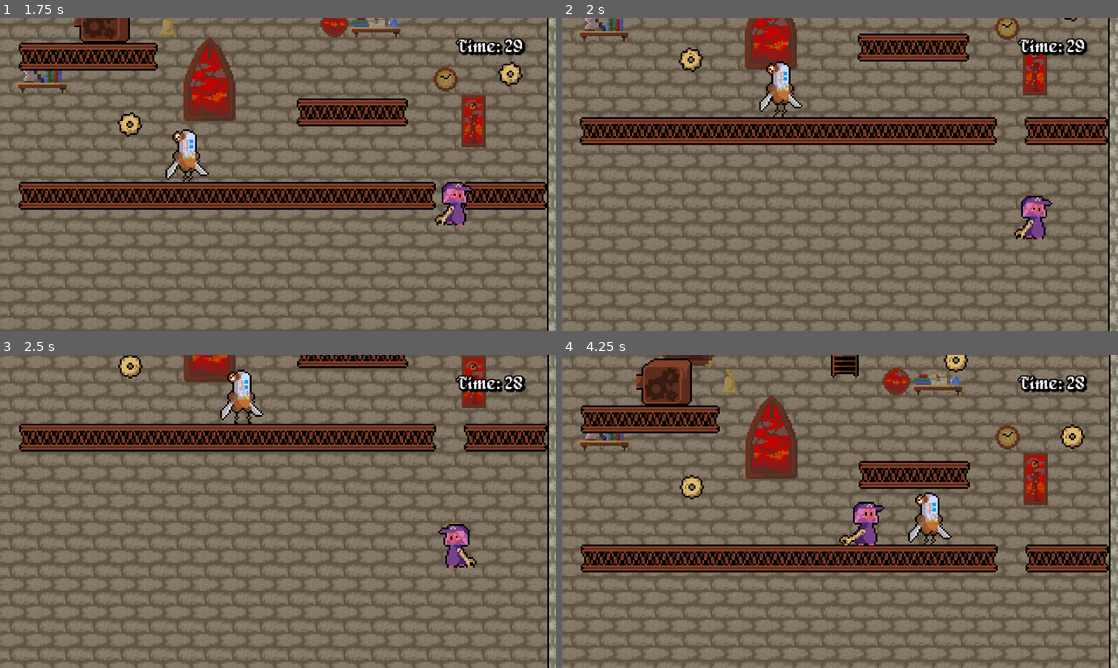
Above: before the commit, frames 1-4 (two rows, left to right).
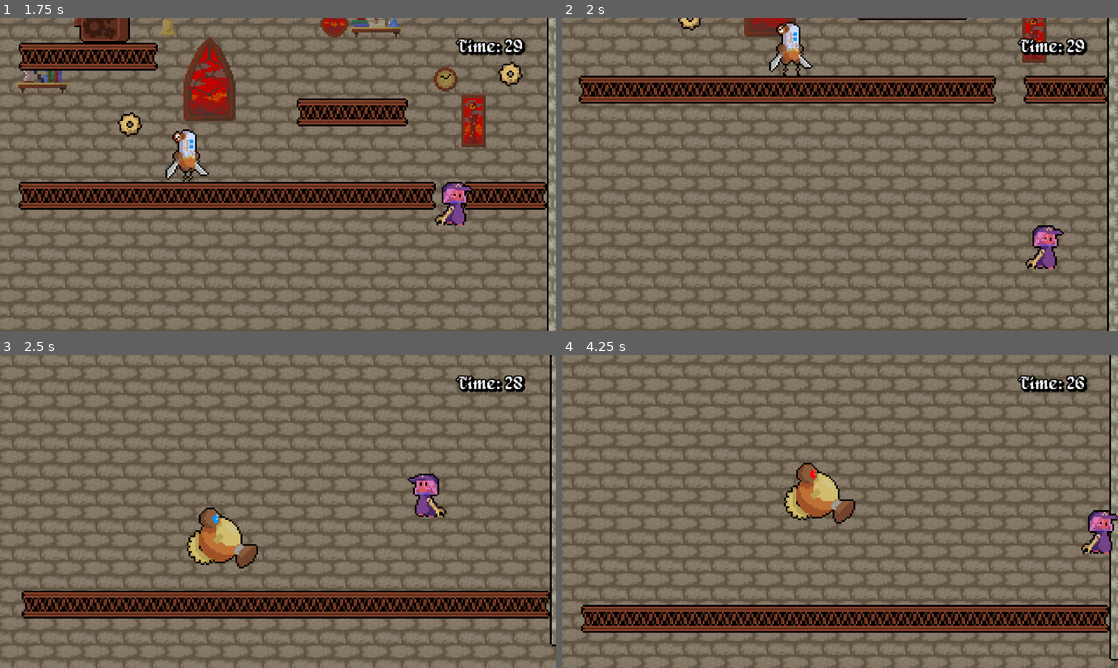
Above: after the commit, the same moments.

Repository: KingKiwiThe5th/Countdown
Game: Godot game, scene res://Scenes/main.tscn
Same seed, same stepped clock (60 frames per second), same inputs: the game is played once before the commit and once after it.
Inputs:
- Up to frame 1 (1.75 s): tap Enter (ui_accept) at 0.5 s; hold D (right) from 0.53 s (still down); tap Space (jump) at 0.6, 0.77, 1.07, 1.52, 1.55 s; tap W (climb) at 1.35 s
- Up to frame 2 (2 s): keep holding D (right); tap Space (jump) at 1.82 s
- Up to frame 3 (2.5 s): release D (right) at 2.03 s; hold A (left) from 2.03 s (still down); tap E (select) at 2.1 s; tap Space (jump) at 2.3 s
- Up to frame 4 (4.25 s): release A (left) at 2.78 s; hold D (right) from 2.78 s (still down); tap Space (jump) at 2.85, 3.02, 3.32, 3.77, 3.8, 4.07 s; hold W (climb) from 3.53 s (still down)

Frame 1 is identical in both runs. In frame 2, 53% of the frame differs, in the area x 0-100%, y 0-100%; in frame 3, 48%; in frame 4, 61%.

Commit message:
change player physcis layer and added agro mode to smasher

Diff:
--- a/Scenes/main.tscn
+++ b/Scenes/main.tscn
@@ -184,7 +184,6 @@
 
 [node name="Gearbox" parent="." instance=ExtResource("8_344ge")]
 position = Vector2(-32, -96)
-direction = 1
 corresponding_lift_id = 1
 
 [node name="Lift" parent="." instance=ExtResource("11_d1ilt")]
@@ -231,6 +230,7 @@
 position = Vector2(-54, 60)
 
 [node name="CollisionShape2D" type="CollisionShape2D" parent="WorldKillZone"]
+position = Vector2(-10, 217)
 shape = SubResource("WorldBoundaryShape2D_jkdf5")
 
 [node name="Smasher" parent="." instance=ExtResource("15_wsu2k")]
--- a/Scenes/player.tscn
+++ b/Scenes/player.tscn
@@ -158,6 +158,7 @@
 
 [node name="Player" type="CharacterBody2D"]
 z_index = 100
+collision_layer = 2
 script = ExtResource("1_cvnsp")
 
 [node name="Animation" type="AnimatedSprite2D" parent="."]
--- a/Scenes/slasher.tscn
+++ b/Scenes/slasher.tscn
@@ -143,6 +143,7 @@
 
 [node name="RayCast_toPlayer" type="RayCast2D" parent="."]
 target_position = Vector2(-78, 0)
+collision_mask = 2
 
 [node name="RayCast_floor" type="RayCast2D" parent="."]
 target_position = Vector2(-17, 18)
--- a/Scenes/smasher.gd
+++ b/Scenes/smasher.gd
@@ -2,23 +2,34 @@
 
 @export var patrol_velY := -50
 @export var patrol_velX := 100
+@export var agro_velY := -100
+@export var agro_velX := 100
 @export var is_chasing := false
 @export var state:= STATE.PATROL
 @export var gravity := 100
+@export var in_leap:= false
 var direction := -1 # -1 right, 1 left
-enum STATE  {PATROL, CHASING}
+enum STATE  {PATROL, AGRO}
 
 @onready var patrol_timer: Timer = $patrolTimer
 @onready var ground_ray_cast: RayCast2D = $groundRayCast
 @onready var wall_ray_cast: RayCast2D = $wallRayCast
 @onready var sprite: AnimatedSprite2D = $AnimatedSprite2D
+@onready var player_ray: RayCast2D = $player_ray
 
 func _physics_process(delta: float) -> void:
 	match state:
 		STATE.PATROL:
 			handle_patrol(delta)
+		STATE.AGRO:
+			handle_agro(delta)
 
 func handle_patrol(delta: float) -> void:
+	if player_ray.is_colliding():
+		var collider = player_ray.get_collider()
+		if collider.name == "Player":
+			state = STATE.AGRO
+
 	if is_on_floor() and not ground_ray_cast.is_colliding() or is_on_floor() and wall_ray_cast.is_colliding():
 		switch_direction()
 	if is_on_floor() and is_chasing == false and not patrol_timer.time_left > 0:
@@ -35,15 +46,6 @@
 	velocity.y = patrol_velY
 	patrol_timer.start()
 
-func handle_gravity(delta):
-	velocity.y += gravity * delta
-
-func switch_direction() -> void:
-	wall_ray_cast.scale.x = ground_ray_cast.scale.x*-1
-	ground_ray_cast.scale.x = ground_ray_cast.scale.x* -1
-	direction = direction * -1
-	sprite.scale.x = sprite.scale.x* -1
-
 func handle_patrol_animation() -> void:
 	if is_on_floor():
 		sprite.play("normal")
@@ -52,3 +54,46 @@
 			sprite.play("jump")
 		else:
 			sprite.play("fall")
+
+func handle_agro(delta) -> void:
+	if in_leap and is_on_floor():
+		in_leap = false
+		stop_agro()
+	var player_posi = player_ray.get_collider()
+	if player_posi:
+		player_posi = player_posi.global_position
+		player_posi = global_position - player_posi
+		if is_on_floor():
+			handle_Ajump(player_posi)
+	handle_gravity(delta)
+	handle_agro_animation()
+	move_and_slide()
+
+func handle_Ajump(pos: = Vector2()) -> void:
+	in_leap = true
+	velocity.y = agro_velY
+	var air_time = (2.0 * abs(agro_velY)) / gravity
+	agro_velX = pos.x/air_time
+
+func handle_gravity(delta):
+	velocity.y += gravity * delta
+
+func switch_direction() -> void:
+	wall_ray_cast.scale.x = ground_ray_cast.scale.x*-1
+	ground_ray_cast.scale.x = ground_ray_cast.scale.x* -1
+	direction = direction * -1
+	player_ray.scale.x = player_ray.scale.x* -1
+	sprite.scale.x = sprite.scale.x* -1
+
+
+func handle_agro_animation() -> void:
+	if is_on_floor():
+		sprite.play("tracking")
+	else:
+		if velocity.y < 0:
+			sprite.play("tracking-jump")
+		else:
+			sprite.play("tracking_fall")
+
+func stop_agro() -> void:
+	state=STATE.PATROL
--- a/Scenes/smasher.tscn
+++ b/Scenes/smasher.tscn
@@ -51,6 +51,54 @@
 atlas = ExtResource("1_4r1hg")
 region = Rect2(240, 0, 48, 48)
 
+[sub_resource type="AtlasTexture" id="AtlasTexture_gyj04"]
+atlas = ExtResource("1_4r1hg")
+region = Rect2(624, 0, 48, 48)
+
+[sub_resource type="AtlasTexture" id="AtlasTexture_4kqpw"]
+atlas = ExtResource("1_4r1hg")
+region = Rect2(672, 0, 48, 48)
+
+[sub_resource type="AtlasTexture" id="AtlasTexture_a5dlr"]
+atlas = ExtResource("1_4r1hg")
+region = Rect2(720, 0, 48, 48)
+
+[sub_resource type="AtlasTexture" id="AtlasTexture_mbx10"]
+atlas = ExtResource("1_4r1hg")
+region = Rect2(864, 0, 48, 48)
+
+[sub_resource type="AtlasTexture" id="AtlasTexture_ojrv2"]
+atlas = ExtResource("1_4r1hg")
+region = Rect2(912, 0, 48, 48)
+
+[sub_resource type="AtlasTexture" id="AtlasTexture_revwg"]
+atlas = ExtResource("1_4r1hg")
+region = Rect2(960, 0, 48, 48)
+
+[sub_resource type="AtlasTexture" id="AtlasTexture_3sh0q"]
+atlas = ExtResource("1_4r1hg")
+region = Rect2(1008, 0, 48, 48)
+
+[sub_resource type="AtlasTexture" id="AtlasTexture_0m2m0"]
+atlas = ExtResource("1_4r1hg")
+region = Rect2(1056, 0, 48, 48)
+
+[sub_resource type="AtlasTexture" id="AtlasTexture_ncy3r"]
+atlas = ExtResource("1_4r1hg")
+region = Rect2(1104, 0, 48, 48)
+
+[sub_resource type="AtlasTexture" id="AtlasTexture_qr280"]
+atlas = ExtResource("1_4r1hg")
+region = Rect2(720, 0, 48, 48)
+
+[sub_resource type="AtlasTexture" id="AtlasTexture_cwt6n"]
+atlas = ExtResource("1_4r1hg")
+region = Rect2(768, 0, 48, 48)
+
+[sub_resource type="AtlasTexture" id="AtlasTexture_xu6xj"]
+atlas = ExtResource("1_4r1hg")
+region = Rect2(816, 0, 48, 48)
+
 [sub_resource type="SpriteFrames" id="SpriteFrames_gyj04"]
 animations = [{
 "frames": [{
@@ -109,22 +157,58 @@
 "name": &"pre_jump",
 "speed": 5.0
 }, {
-"frames": [],
+"frames": [{
+"duration": 1.0,
+"texture": SubResource("AtlasTexture_gyj04")
+}, {
+"duration": 1.0,
+"texture": SubResource("AtlasTexture_4kqpw")
+}, {
+"duration": 1.0,
+"texture": SubResource("AtlasTexture_a5dlr")
+}],
 "loop": true,
 "name": &"tracking",
 "speed": 5.0
 }, {
-"frames": [],
+"frames": [{
+"duration": 1.0,
+"texture": SubResource("AtlasTexture_mbx10")
+}, {
+"duration": 1.0,
+"texture": SubResource("AtlasTexture_ojrv2")
+}, {
+"duration": 1.0,
+"texture": SubResource("AtlasTexture_revwg")
+}],
 "loop": true,
 "name": &"tracking-jump",
 "speed": 5.0
 }, {
-"frames": [],
+"frames": [{
+"duration": 1.0,
+"texture": SubResource("AtlasTexture_3sh0q")
+}, {
+"duration": 1.0,
+"texture": SubResource("AtlasTexture_0m2m0")
+}, {
+"duration": 1.0,
+"texture": SubResource("AtlasTexture_ncy3r")
+}],
 "loop": true,
 "name": &"tracking_fall",
 "speed": 5.0
 }, {
-"frames": [],
+"frames": [{
+"duration": 1.0,
+"texture": SubResource("AtlasTexture_qr280")
+}, {
+"duration": 1.0,
+"texture": SubResource("AtlasTexture_cwt6n")
+}, {
+"duration": 1.0,
+"texture": SubResource("AtlasTexture_xu6xj")
+}],
 "loop": true,
 "name": &"tracking_pre_jump",
 "speed": 5.0
@@ -138,14 +222,15 @@
 
 [node name="AnimatedSprite2D" type="AnimatedSprite2D" parent="."]
 sprite_frames = SubResource("SpriteFrames_gyj04")
-animation = &"normal"
+animation = &"tracking"
 
 [node name="CollisionShape2D" type="CollisionShape2D" parent="."]
 position = Vector2(3, 5)
 shape = SubResource("CircleShape2D_4kqpw")
 
-[node name="RayCast2D" type="RayCast2D" parent="."]
+[node name="player_ray" type="RayCast2D" parent="."]
 target_position = Vector2(-62, 0)
+collision_mask = 2
 
 [node name="groundRayCast" type="RayCast2D" parent="."]
 target_position = Vector2(-113, 23)
Not shown: 1 places in Scenes/gear.tscn that only renumber resources
Not shown: 1 places in Scenes/smasher.tscn that only renumber resources
